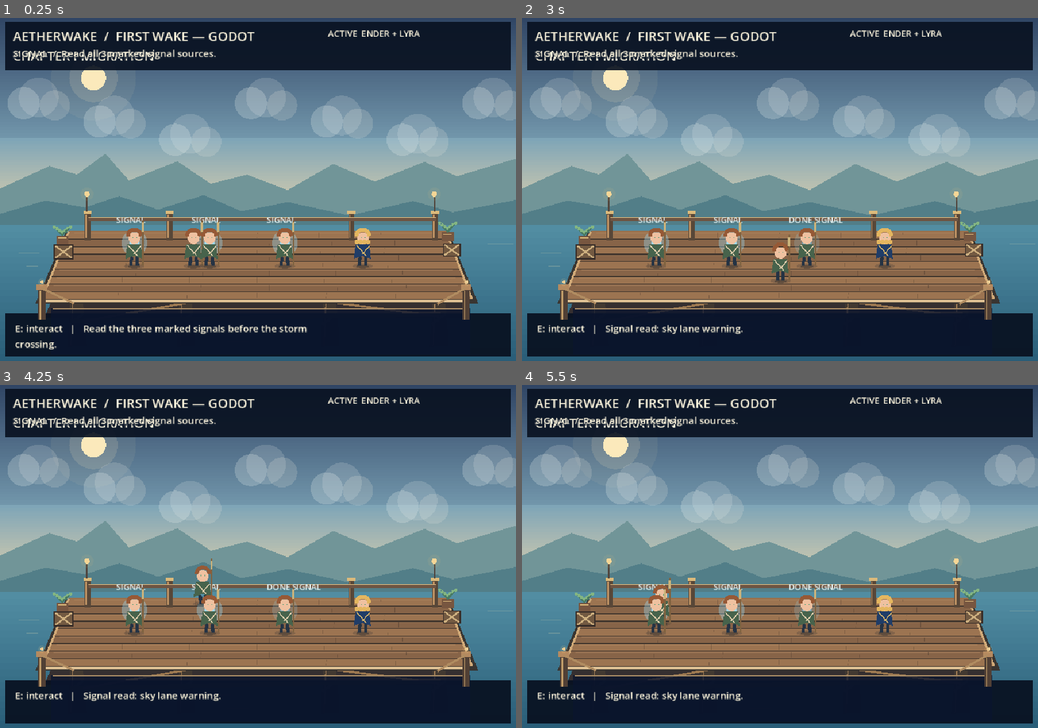
Above: before the commit, frames 1-4 (two rows, left to right).
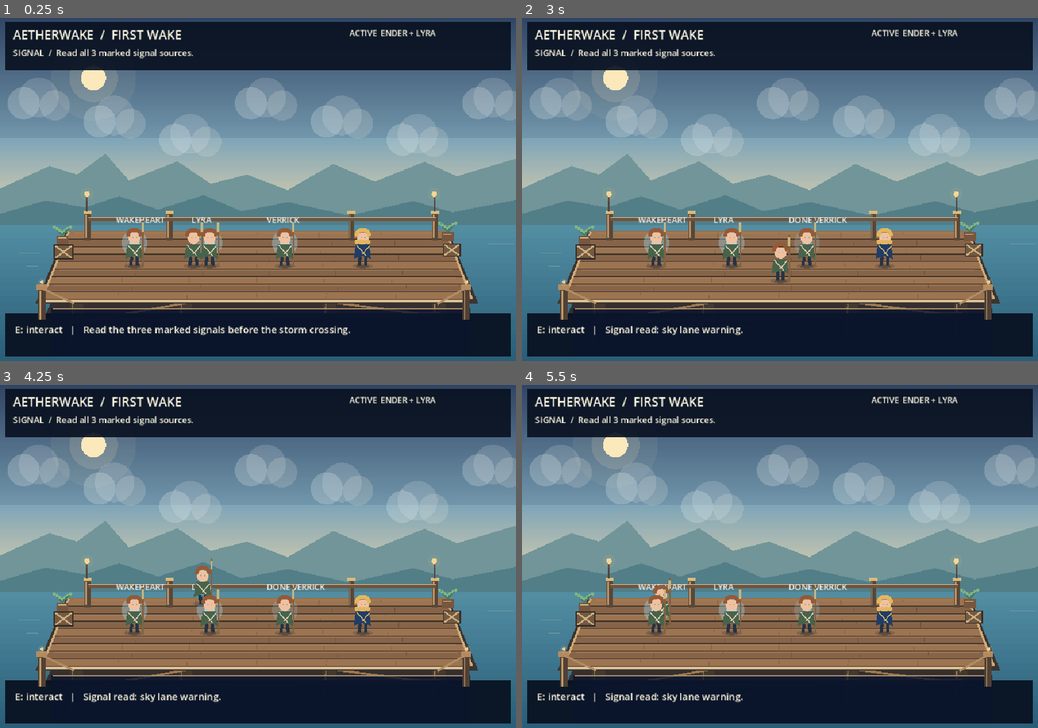
Above: after the commit, the same moments.

Repository: ndrorchestration/ToSailaStarrySky-jrpg
Game: Godot game, scene res://scenes/first_wake_chapter1_review.tscn
The game is run twice, just before and just after one commit, with the same random seed, the same clock (stepped at 60 frames per second) and the same inputs. This scene is started directly instead of the project's main scene.
Inputs:
- Up to frame 1 (0.25 s): no input
- Up to frame 2 (3 s): tap Enter at 0.5, 2 s; hold Right (ui_right) 0.53-1.28 s; tap 1 (aetherwake_ch1_choice_a) at 0.6 s; tap Space at 1.25 s; hold Down (ui_down) 1.28-2.03 s; tap 2 (aetherwake_ch1_choice_b) at 1.35 s; hold Right (ui_right) 2.03-2.78 s; tap 3 (aetherwake_ch1_choice_c) at 2.1 s; hold Up (ui_up) from 2.78 s (still down); tap E (aetherwake_ch1_interact) at 2.85 s
- Up to frame 3 (4.25 s): release Up (ui_up) at 3.53 s; hold Left (ui_left) from 3.53 s (still down); tap R at 3.6 s
- Up to frame 4 (5.5 s): tap V at 4.35 s; release Left (ui_left) at 5.03 s; hold Down (ui_down) from 5.03 s (still down); tap C at 5.1 s

The runs differ from the first frame. In frame 1, 2.9% of the frame differs, in the area x 2-85%, y 3-97%; in frame 2, 2.5%; in frame 3, 2.5%; in frame 4, 2.5%.

Commit message:
fix(godot): clarify Chapter I native review UI hierarchy

Diff:
--- a/godot/scripts/first_wake_chapter1_review.gd
+++ b/godot/scripts/first_wake_chapter1_review.gd
@@ -35,6 +35,18 @@
     "engine_spirit": "Wakeheart",
     "child_prophet": "Lyra",
     "corporate_salvager": "Verrick",
+}
+
+const SIGNAL_NAMES := {
+    "harmonic_buoy": "WAKEHEART",
+    "below_frequency": "LYRA",
+    "sky_lane_warning": "VERRICK",
+}
+
+const HAZARD_NAMES := {
+    "sky_predator": "CARGO SWEEP",
+    "wind_shear": "WIND SHEAR",
+    "corporate_intercept": "DOCK HOLD",
 }
 
 var chapter = ChapterState.new()
@@ -88,12 +100,19 @@
     ui.name = "ChapterOneMigrationUI"
     add_child(ui)
 
-    headline = _label(ui, Vector2(24, 18), 24)
-    objective = _label(ui, Vector2(24, 54), 18)
-    party_label = _label(ui, Vector2(610, 18), 16)
-    hint = _label(ui, Vector2(28, 566), 18)
-
-    headline.text = "AETHERWAKE  /  FIRST WAKE — GODOT CHAPTER I MIGRATION"
+    headline = _label(ui, Vector2(24, 16), 23)
+    objective = _label(ui, Vector2(24, 54), 16)
+    party_label = _label(ui, Vector2(650, 18), 15)
+    hint = _label(ui, Vector2(28, 568), 18)
+
+    headline.autowrap_mode = TextServer.AUTOWRAP_OFF
+    headline.custom_minimum_size = Vector2(540, 32)
+    objective.custom_minimum_size = Vector2(570, 36)
+    party_label.autowrap_mode = TextServer.AUTOWRAP_OFF
+    party_label.custom_minimum_size = Vector2(290, 30)
+    hint.custom_minimum_size = Vector2(900, 54)
+
+    headline.text = "AETHERWAKE  /  FIRST WAKE"
     _refresh_ui()
     queue_redraw()
 
@@ -117,10 +136,10 @@
     var stage_key := chapter.stage_key()
     if stage_key == "signal":
         for signal_id in ChapterState.SIGNAL_IDS:
-            _draw_target(SIGNAL_POINTS[signal_id], "SIGNAL", Color("#9dd9ee"), signal_id in chapter.completed_signals)
+            _draw_target(SIGNAL_POINTS[signal_id], SIGNAL_NAMES[signal_id], Color("#9dd9ee"), signal_id in chapter.completed_signals)
     elif stage_key == "crossing":
         for hazard_id in ChapterState.HAZARD_IDS:
-            _draw_target(HAZARD_POINTS[hazard_id], "HAZARD", Color("#f0a072"), hazard_id in chapter.completed_hazards)
+            _draw_target(HAZARD_POINTS[hazard_id], HAZARD_NAMES[hazard_id], Color("#f0a072"), hazard_id in chapter.completed_hazards)
     elif stage_key == "contact":
         _draw_target(CONTACT_POINTS["elder_farmer"], "IONIA", Color("#8cdbc8"), "elder_farmer" in chapter.contacts_met)
     elif stage_key == "choice":
